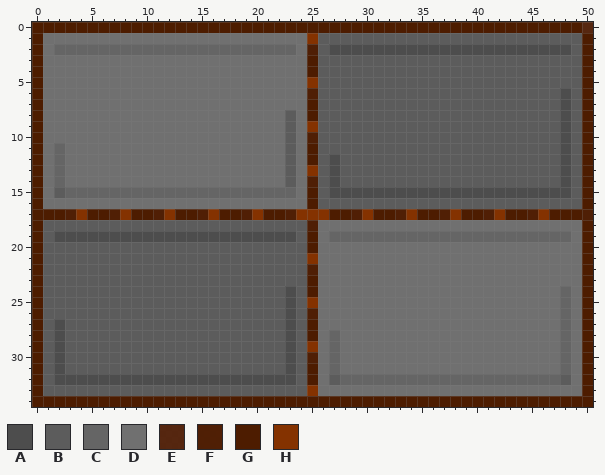
Pixel-art sprite: Mizukara/Mizukara/Images/Gimmick2stand.png. The first picture shows the starting point.
The file is 51x35 pixels. Colours within 5 levels of each other are drawn and written as one.
Palette (. is transparent): A #4d4d4d  B #5c5c5c  C #656565  D #707070  E #4d1c00eb  F #4d1c00f9  G #4d1c00  H #843200
Pixels before, first column x 0:
 0 GGGGGGGGGGGGGGGGGGGGGGGGGGGGGGGGGGGGGGGGGGGGGGGGGGE
 1 GDDDDDDDDDDDDDDDDDDDDDDDDHBBBBBBBBBBBBBBBBBBBBBBBBG
 2 GDCCCCCCCCCCCCCCCCCCCCCCDFBAAAAAAAAAAAAAAAAAAAAAABG
 3 GDDDDDDDDDDDDDDDDDDDDDDDDGBBBBBBBBBBBBBBBBBBBBBBBBG
 4 GDDDDDDDDDDDDDDDDDDDDDDDDGBBBBBBBBBBBBBBBBBBBBBBBBG
 5 GDDDDDDDDDDDDDDDDDDDDDDDDHBBBBBBBBBBBBBBBBBBBBBBBBG
 6 GDDDDDDDDDDDDDDDDDDDDDDDDFBBBBBBBBBBBBBBBBBBBBBBABG
 7 GDDDDDDDDDDDDDDDDDDDDDDDDGBBBBBBBBBBBBBBBBBBBBBBABG
 8 GDDDDDDDDDDDDDDDDDDDDDDBDGBBBBBBBBBBBBBBBBBBBBBBABG
 9 GDDDDDDDDDDDDDDDDDDDDDDBDHBBBBBBBBBBBBBBBBBBBBBBABG
10 GDDDDDDDDDDDDDDDDDDDDDDBDFBBBBBBBBBBBBBBBBBBBBBBABG
11 GDCDDDDDDDDDDDDDDDDDDDDBDGBBBBBBBBBBBBBBBBBBBBBBABG
12 GDCDDDDDDDDDDDDDDDDDDDDBDGBABBBBBBBBBBBBBBBBBBBBABG
13 GDCDDDDDDDDDDDDDDDDDDDDBDHBABBBBBBBBBBBBBBBBBBBBABG
14 GDCDDDDDDDDDDDDDDDDDDDDBDFBABBBBBBBBBBBBBBBBBBBBABG
15 GDBCCCCCCCCCCCCCCCCCCCCCDGBAAAAAAAAAAAAAAAAAAAAAABG
16 GDDDDDDDDDDDDDDDDDDDDDDDDGBBBBBBBBBBBBBBBBBBBBBBBBG
17 GGGFHGGFHGGFHGGFHGGFHGGFHHHGGFHGGFHGGFHGGFHGGFHGGGF
18 GBBBBBBBBBBBBBBBBBBBBBBBBFDDDDDDDDDDDDDDDDDDDDDDDDG
19 GBAAAAAAAAAAAAAAAAAAAAAABGDCCCCCCCCCCCCCCCCCCCCCCDG
20 GBBBBBBBBBBBBBBBBBBBBBBBBGDDDDDDDDDDDDDDDDDDDDDDDDG
21 GBBBBBBBBBBBBBBBBBBBBBBBBHDDDDDDDDDDDDDDDDDDDDDDDDG
22 GBBBBBBBBBBBBBBBBBBBBBBBBFDDDDDDDDDDDDDDDDDDDDDDDDG
23 GBBBBBBBBBBBBBBBBBBBBBBBBGDDDDDDDDDDDDDDDDDDDDDDDDG
24 GBBBBBBBBBBBBBBBBBBBBBBABGDDDDDDDDDDDDDDDDDDDDDDCDG
25 GBBBBBBBBBBBBBBBBBBBBBBABHDDDDDDDDDDDDDDDDDDDDDDCDG
26 GBBBBBBBBBBBBBBBBBBBBBBABFDDDDDDDDDDDDDDDDDDDDDDCDG
27 GBABBBBBBBBBBBBBBBBBBBBABGDDDDDDDDDDDDDDDDDDDDDDCDG
28 GBABBBBBBBBBBBBBBBBBBBBABGDCDDDDDDDDDDDDDDDDDDDDCDG
29 GBABBBBBBBBBBBBBBBBBBBBABHDCDDDDDDDDDDDDDDDDDDDDCDG
30 GBABBBBBBBBBBBBBBBBBBBBABFDCDDDDDDDDDDDDDDDDDDDDCDG
31 GBABBBBBBBBBBBBBBBBBBBBABGDCDDDDDDDDDDDDDDDDDDDDCDG
32 GBAAAAAAAAAAAAAAAAAAAAAABGDBCCCCCCCCCCCCCCCCCCCCBDG
33 GBBBBBBBBBBBBBBBBBBBBBBBBHDDDDDDDDDDDDDDDDDDDDDDDDG
34 GGGGGGGGGGGGGGGGGGGGGGGGGGGGGGGGGGGGGGGGGGGGGGGGGGG
After the commit:
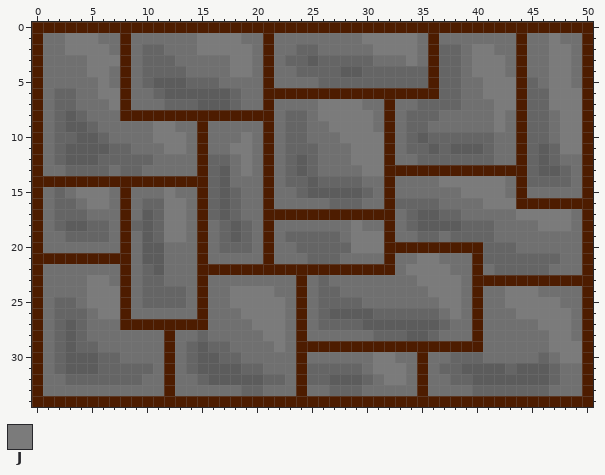
Colours new in this view: J #7b7b7b
The edit:
Changed rows in their new state; - is an unchanged pixel.
first column x 1:
 0 -------------------------------------------------G
 1 --JJJ--G------JJJJ--G---DDDDDJJJJJDGDDDDDDDGDDJDD-
 2 -DJJJJDGD--DDDJJJJJDGDDCCDDDDDJJJJDGCCDJJDDGDDJJD-
 3 ----JJJG-CCC-----JJ-G-CCBCCCCCDDDJDGCCDJJJDGDDJJD-
 4 ----JJ-G-CCCC----JJ-G--CCCC--CCCCCCGCCDJJJDGDDJJD-
 5 -----J-G-CBBBCCC----G---DCCCCCCCCCCGCCDDJJJGCDJJD-
 6 -CC--JJG--CBBBBBBC--GGGGGGGGGGGGGGGGCCDDJJJGCCJJJ-
 7 -CC---JG---CCCBBBC--G---DJJJJDDGDDCCCCDDDJJGCCJJJ-
 8 -CBC---GGGGGGGGGGGGGG-CCDJJJJJDGDCCCDDDDDJDGCCDJJ-
 9 -CBBC-----JJ--G-----G-CCDDJJJJDGDCCDDDDDDJDGCCDJJ-
10 -CCBBC----JJJ-G---J-G-CCDDDJJJJGDC-CCCCCCDDGCCDJJ-
11 --BBBBCC---JJ-G--JJ-G-CCCDDDJJJGDCC-C---CDDGC-CJJ-
12 --BBBCCCCC----GCC-J-G-CBCDDDJJJGDDCCCCCCCDDGC-CDD-
13 -DCCCC-CC-----GCB-J-G-CBCDDDDJJGGGGGGGGGGGGGC--CD-
14 GGGGGGGGGGGGGGGCB---G-CCBCCCCDDGDDDDJJJJJJDGCCCCD-
15 -CDJJJDGDDDJDDG-B-DDGDDCB-BBBCDGDDDDDDJJJJDGDDDDD-
16 -CC-JJ-G-CCJJ-GCBC--G---DDCCCDDGCCCCDDDDJJJGGGGGG-
17 DCCCDDDGDBCJJDGCBCDD--GGGG--GG--DCBBCCDDDDDJJJJJDG
18 DC--CCDGC-CJJDGDC-CDGDDDD---J--G-CBBBBCCC----JJJ--
19 DDCCCCDGDBCJJDGDCBCDGDCCCC-DJJJGDD--D----DDDDDDD--
20 DDDDDDDGD--DDDGDCCCDGDDCCCCCJJJGGGGGGGGGCCC-------
21 GGGGGGGGD--DDDGDDDDDGDDDCCC----G--JJ---GCCCCCCC---
22 DDDDDDDGDC-DDDGGGGGGGGGGGGGGGGGG-JJJJ--G-CCCCC----
23 DDDDJJDGDCCDDDGDDDDDDDDGDC--------JJJJ-GGGGGGGGGG-
24 DDDDJJJGDCCCCDGDDJJJJDDGDCC--------JJJ-G--JJJ--D--
25 DCCDJJJGDCCCCDGDDJJJJJDGDCCCC-------JJ-G--JJJJJD--
26 DCCCDJJGDDDDDDGDDDJJJJDGDCBBBBCCCCCC-J-G---JJJJJ--
27 DC-CDDDGGGGGGGGDDDDJJJDGDCCCCBBBBBBBC--G-----JJJ--
28 DC-CDDDDDDDGDDCDDDDDJJDGD-D---CCCBBC---G------JJ--
29 DC-CCDDDDDDGDC-CCDDDDJDGGGGGGGGGGGGGGGGG------JJJ-
30 DC---CCDDDDGDC--CCDDDDDGD-D---JJ--G--CCC-----C-JJ-
31 DC---CCCCCDGDC----CCDDDGCC-CC-JJJ-G-CCBBBBCBBBCD--
32 DDCCCCCCCDDGDDCBBBBBCCDGCC-BB-DJJDGDD--BBBBBBB-D--
33 DDDDDDDDDDDGDDDDDDCCDDDGD-CCC-----G----CCCCCCC----
Changed places in both pictures, as pixel boxes (x1, y1, x2, y2):
changed: (43, 22, 593, 396)
